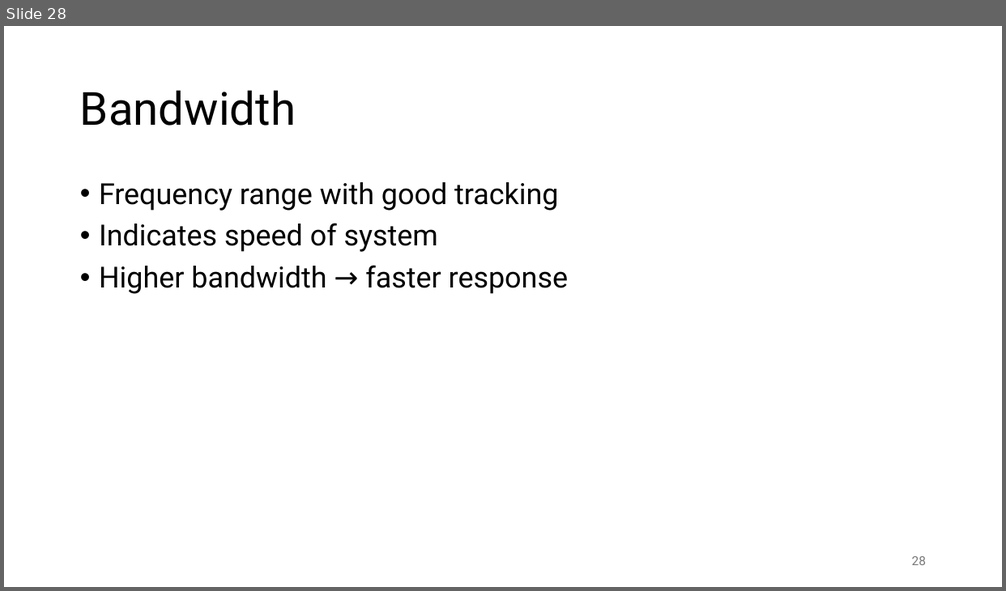
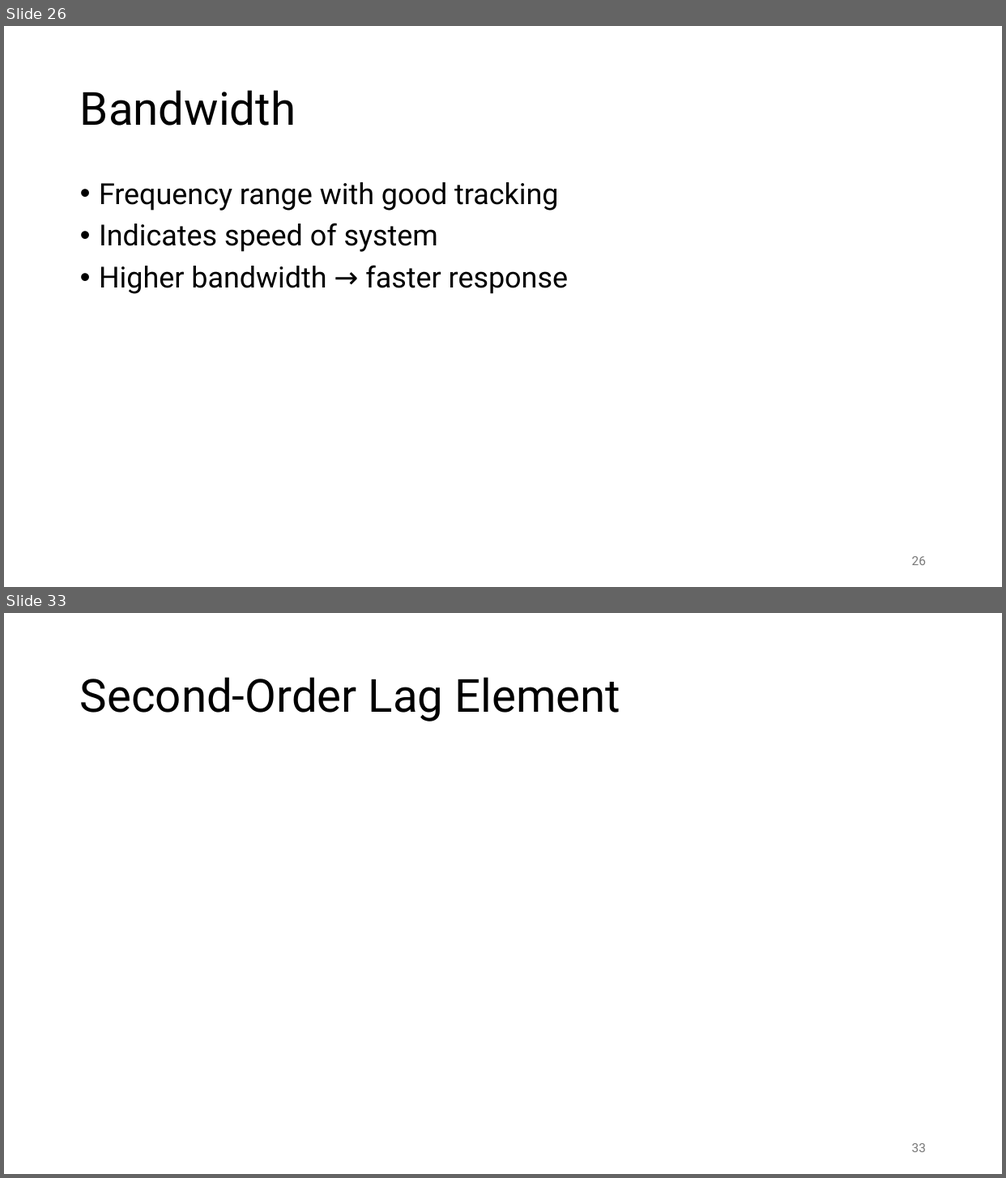
Before and after one commit to FelixWick/control_engineering, a slide deck: slides/3_Laplace.pptx. Shown one above the other, each under a label of ours: slide 28 before the commit, slides 26 and 33 after it; the slides between them are not shown. The pictures are 1006x591 and 1006x1178 pixels, drawn with LibreOffice and Linux fonts; fonts in the diff are those of the drawing. Boxes give left, top, right and bottom in pixels: in the first picture for what was removed or moved away, otherwise in the second. Text is boxed around its words. In the diff, an @@ line names an element or a change of style, - is before the commit and + after.

```diff
--- a/slides/3_Laplace.pptx
+++ b/slides/3_Laplace.pptx
@@ slide 33 added at box(4, 613, 1002, 1174), background #FFFFFF @@
@@ title added at box(80, 677, 621, 722), 44 pt, text #000000 @@
+Second-Order Lag Element
@@ page number added at box(912, 1144, 926, 1152), 12 pt, text #797979 @@
+33
@@ what was slide 28 is now slide 26 @@
@@ page number at box(912, 557, 926, 565): text changed @@
-28
+26
```
Also in this commit, not shown: 3 slides changed, 9 other slides added, 2 slides removed, 1 other file.
